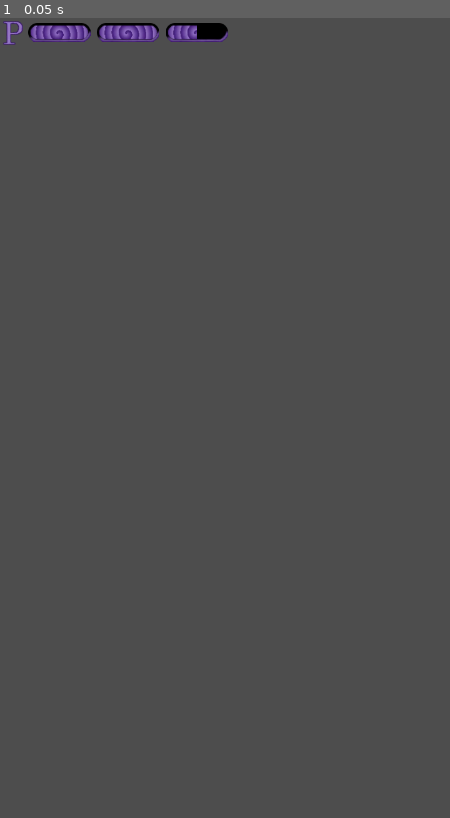
Above: before the commit, frame 1.
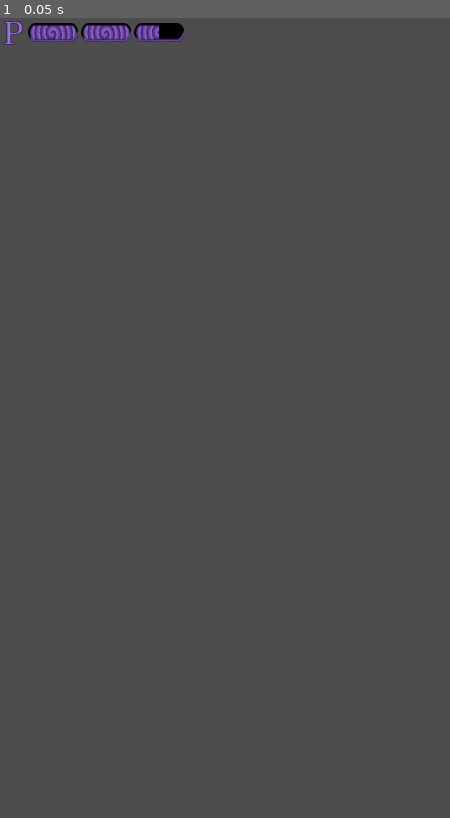
Above: after the commit, the same moment.

Repository: vince-bourgmayer/OpenTileBattle
Game: Godot game, scene res://scenes/GUI_component/battle/power_bar.tscn
Two runs of this game, one before a commit and one after it. Both use one fixed random seed, a clock stepped at 60 frames per second and the inputs below. This scene is started directly instead of the project's main scene.
Inputs:
- Up to frame 1 (0.05 s): no input

The runs differ from the first frame. In frame 1, 0.7% of the frame differs, in the area x 6-51%, y 0-3%.

Commit message:
create battle top bar scene

Diff:
--- a/scenes/GUI_component/battle/power_bar.tscn
+++ b/scenes/GUI_component/battle/power_bar.tscn
@@ -23,32 +23,33 @@
 texture = ExtResource("2_2u1lt")
 
 [node name="first_bar" type="TextureProgressBar" parent="."]
+custom_minimum_size = Vector2(80, 30)
 layout_mode = 0
 offset_left = 45.0
 offset_top = 8.0
-offset_right = 145.0
+offset_right = 115.0
 offset_bottom = 38.0
 value = 100.0
 texture_under = ExtResource("1_3tme4")
 texture_progress = ExtResource("2_vk84r")
 
 [node name="second_bar" type="TextureProgressBar" parent="."]
-custom_minimum_size = Vector2(100, 30)
+custom_minimum_size = Vector2(80, 30)
 layout_mode = 0
-offset_left = 155.0
+offset_left = 130.0
 offset_top = 8.0
-offset_right = 255.0
+offset_right = 210.0
 offset_bottom = 38.0
 value = 100.0
 texture_under = ExtResource("1_3tme4")
 texture_progress = ExtResource("2_vk84r")
 
 [node name="third_bar" type="TextureProgressBar" parent="."]
-custom_minimum_size = Vector2(100, 30)
+custom_minimum_size = Vector2(80, 30)
 layout_mode = 0
-offset_left = 265.0
+offset_left = 215.0
 offset_top = 8.0
-offset_right = 365.0
+offset_right = 295.0
 offset_bottom = 38.0
 value = 50.0
 texture_under = ExtResource("1_3tme4")
--- /dev/null
+++ b/scenes/game/battle_top_bar.tscn
@@ -0,0 +1,113 @@
+[gd_scene load_steps=6 format=3 uid="uid://cey6l1w51bh7p"]
+
+[ext_resource type="PackedScene" uid="uid://d1sogmddulf6u" path="res://scenes/GUI_component/battle/power_bar.tscn" id="1_on1bg"]
+[ext_resource type="PackedScene" uid="uid://copvud557kxb3" path="res://scenes/GUI_component/battle/player_time_bar.tscn" id="2_kp5s0"]
+[ext_resource type="Texture2D" uid="uid://8eraav5brp64" path="res://art/GUI_components/battleBar_bg.webp" id="3_874rd"]
+[ext_resource type="Texture2D" uid="uid://cp5himsgtbgvx" path="res://art/CoinsIcon.webp" id="3_dogm5"]
+[ext_resource type="Texture2D" uid="uid://p7lpmff7ptxn" path="res://art/Items_icon.webp" id="3_o4q2b"]
+
+[node name="BattleTopBar" type="Control"]
+custom_minimum_size = Vector2(720, 125)
+layout_mode = 3
+anchors_preset = 0
+offset_right = 40.0
+offset_bottom = 40.0
+
+[node name="mainContainer" type="HBoxContainer" parent="."]
+z_index = 1
+custom_minimum_size = Vector2(640, 110)
+layout_mode = 0
+offset_left = 40.0
+offset_top = 20.0
+offset_right = 680.0
+offset_bottom = 120.0
+mouse_filter = 2
+theme_override_constants/separation = 5
+
+[node name="progressContainer" type="VBoxContainer" parent="mainContainer"]
+custom_minimum_size = Vector2(320, 0)
+layout_mode = 2
+mouse_filter = 2
+theme_override_constants/separation = 20
+
+[node name="Power bar" parent="mainContainer/progressContainer" instance=ExtResource("1_on1bg")]
+layout_mode = 2
+
+[node name="playerTimeBar" parent="mainContainer/progressContainer" instance=ExtResource("2_kp5s0")]
+custom_minimum_size = Vector2(255, 40)
+layout_mode = 2
+
+[node name="rewardContainer" type="VBoxContainer" parent="mainContainer"]
+custom_minimum_size = Vector2(115, 100)
+layout_mode = 2
+mouse_filter = 2
+theme_override_constants/separation = 20
+
+[node name="coinsIcon" type="TextureRect" parent="mainContainer/rewardContainer"]
+custom_minimum_size = Vector2(50, 50)
+layout_mode = 2
+size_flags_horizontal = 0
+mouse_filter = 2
+texture = ExtResource("3_dogm5")
+stretch_mode = 3
+
+[node name="collectedCoins" type="Label" parent="mainContainer/rewardContainer/coinsIcon"]
+custom_minimum_size = Vector2(60, 50)
+layout_mode = 0
+offset_left = 50.0
+offset_right = 110.0
+offset_bottom = 50.0
+theme_override_font_sizes/font_size = 25
+text = "0"
+vertical_alignment = 1
+
+[node name="pexIcon" type="TextureRect" parent="mainContainer/rewardContainer"]
+layout_mode = 2
+size_flags_horizontal = 0
+mouse_filter = 2
+
+[node name="collectedPex" type="Label" parent="mainContainer/rewardContainer/pexIcon"]
+custom_minimum_size = Vector2(60, 50)
+layout_mode = 0
+offset_left = 50.0
+offset_right = 110.0
+offset_bottom = 50.0
+theme_override_font_sizes/font_size = 25
+text = "0"
+vertical_alignment = 1
+
+[node name="dropContainer" type="VBoxContainer" parent="mainContainer"]
+custom_minimum_size = Vector2(115, 100)
+layout_mode = 2
+
+[node name="itemsIcon" type="TextureRect" parent="mainContainer/dropContainer"]
+custom_minimum_size = Vector2(25, 50)
+layout_mode = 2
+size_flags_horizontal = 0
+mouse_filter = 2
+texture = ExtResource("3_o4q2b")
+stretch_mode = 3
+
+[node name="collectedItems" type="Label" parent="mainContainer/dropContainer/itemsIcon"]
+custom_minimum_size = Vector2(0, 50)
+layout_mode = 0
+offset_left = 52.0
+offset_right = 92.0
+offset_bottom = 50.0
+theme_override_font_sizes/font_size = 36
+text = "0"
+horizontal_alignment = 1
+
+[node name="pauseButton" type="Button" parent="mainContainer"]
+custom_minimum_size = Vector2(80, 50)
+layout_mode = 2
+size_flags_vertical = 0
+text = "Pause"
+
+[node name="background" type="TextureRect" parent="."]
+custom_minimum_size = Vector2(720, 150)
+layout_mode = 0
+offset_right = 40.0
+offset_bottom = 40.0
+mouse_filter = 2
+texture = ExtResource("3_874rd")
--- a/scenes/player/player_tile.tscn
+++ b/scenes/player/player_tile.tscn
@@ -1,7 +1,7 @@
 [gd_scene load_steps=4 format=3 uid="uid://b060i4dcd3oup"]
 
 [ext_resource type="Script" path="res://scenes/player/player_tile.gd" id="1_ygysc"]
-[ext_resource type="Texture2D" uid="uid://dlpmba55c0387" path="res://art/characters/SpearIcon.webp" id="3_ksduq"]
+[ext_resource type="Texture2D" uid="uid://dlpmba55c0387" path="res://art/characters/icon/SpearIcon.webp" id="3_ksduq"]
 
 [sub_resource type="CapsuleShape2D" id="CapsuleShape2D_pq87h"]
 radius = 46.0
Binary file added: art/CoinsIcon.webp
Not shown, added: art/CoinsIcon.webp.import
Binary file added: art/GUI_components/battleBar_bg.webp
Not shown, added: art/GUI_components/battleBar_bg.webp.import
Binary file changed: art/GUI_components/powerBar.webp
Binary file changed: art/GUI_components/powerBar_under.webp
Binary file changed: art/Items_icon.webp
Renamed: art/Battle_grid.webp -> art/battle/Battle_grid.webp
Not shown, added: art/battle/Battle_grid.webp.import
Binary file added: art/monsterIcon.webp
Not shown, added: art/monsterIcon.webp.import
Binary file added: art/skills/Skill_icon_move.webp
(and 5 more such lines)
